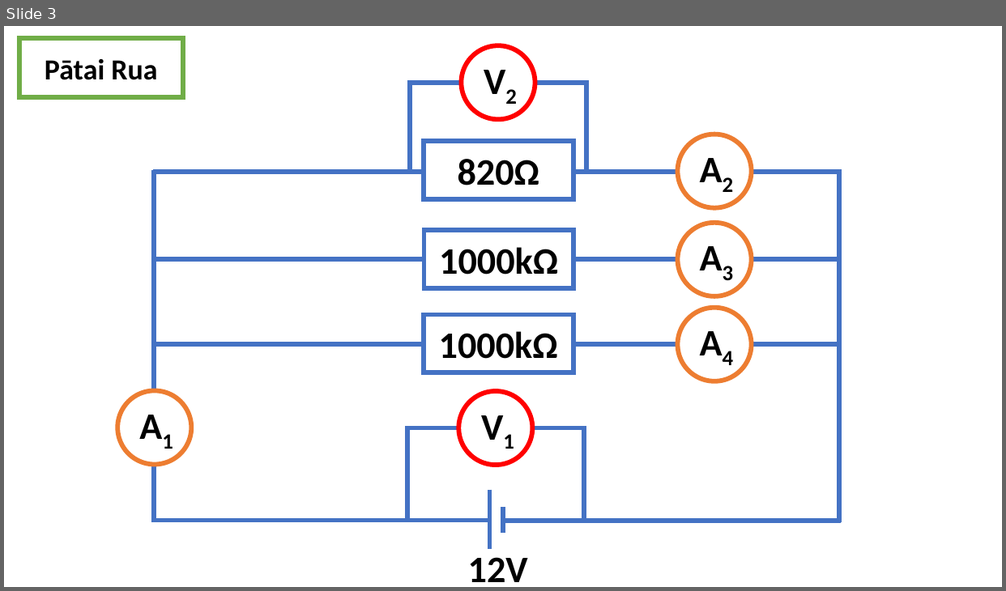
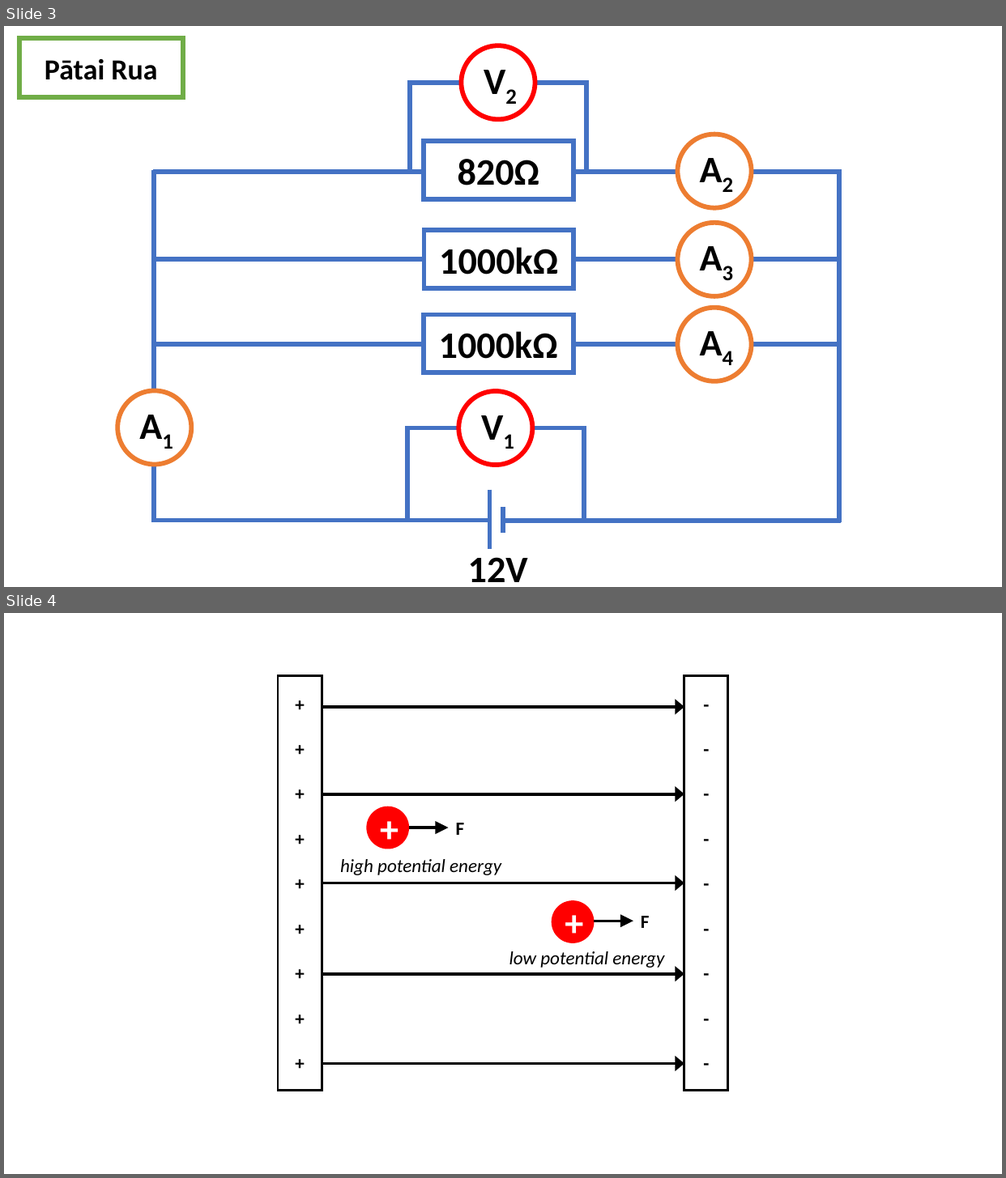
Before and after one commit to finnito/Science, a slide deck: content/12phy/as91173/Circuits.pptx. Shown one above the other, each under a label of ours: slide 3 before the commit, slides 3 and 4 after it. The pictures are 1006x591 and 1006x1178 pixels, drawn with LibreOffice and Linux fonts; fonts in the diff are those of the drawing. Boxes give left, top, right and bottom in pixels: in the first picture for what was removed or moved away, otherwise in the second. Text is boxed around its words. In the diff, an @@ line names an element or a change of style, - is before the commit and + after.

```diff
--- a/content/12phy/as91173/Circuits.pptx
+++ b/content/12phy/as91173/Circuits.pptx
@@ slide 4 added at (x1=4, y1=613, x2=1002, y2=1174), background #FFFFFF @@
@@ rectangle added at (x1=278, y1=676, x2=322, y2=1091), outline #000000 2.25 pt, 18 pt, text #000000, bold @@
++
++
++
++
++
++
++
++
++
@@ rectangle added at (x1=684, y1=676, x2=729, y2=1091), outline #000000 2.25 pt, 18 pt, text #000000, bold @@
+-
+-
+-
+-
+-
+-
+-
+-
+-
@@ arrow added from (322, 707) to (684, 707), #000000 3 pt @@
@@ arrow added from (322, 794) to (684, 794), #000000 3 pt @@
@@ ellipse added at (x1=366, y1=806, x2=409, y2=849), fill #FF0000, 36 pt, text #FFFFFF, bold @@
++
@@ arrow added from (409, 828) to (449, 828), #000000 2.5 pt @@
@@ text added at (x1=456, y1=823, x2=465, y2=835), 18 pt, text #000000, bold @@
+F
@@ text added at (x1=340, y1=859, x2=501, y2=875), 18 pt, text #000000, italic @@
+high potential energy
@@ arrow added from (322, 884) to (684, 884), #000000 3 pt @@
@@ ellipse added at (x1=552, y1=901, x2=594, y2=943), fill #FF0000, 36 pt, text #FFFFFF, bold @@
++
@@ arrow added from (594, 922) to (633, 922), #000000 2.5 pt @@
@@ text added at (x1=641, y1=916, x2=650, y2=928), 18 pt, text #000000, bold @@
+F
@@ text added at (x1=509, y1=952, x2=664, y2=968), 18 pt, text #000000, italic @@
+low potential energy
@@ arrow added from (322, 973) to (684, 973), #000000 3 pt @@
@@ arrow added from (322, 1063) to (684, 1063), #000000 3 pt @@
```
Also in this commit, not shown: 6 other files.
